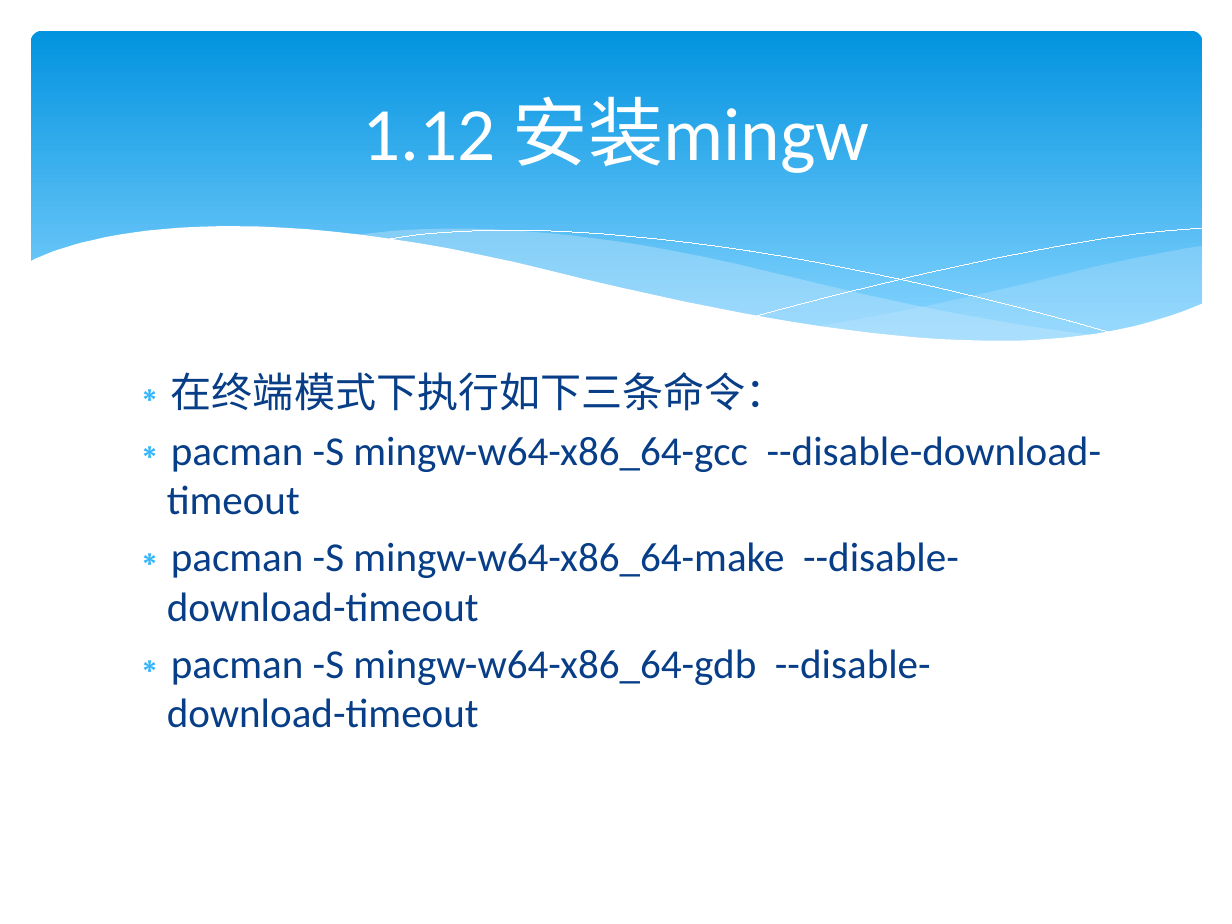
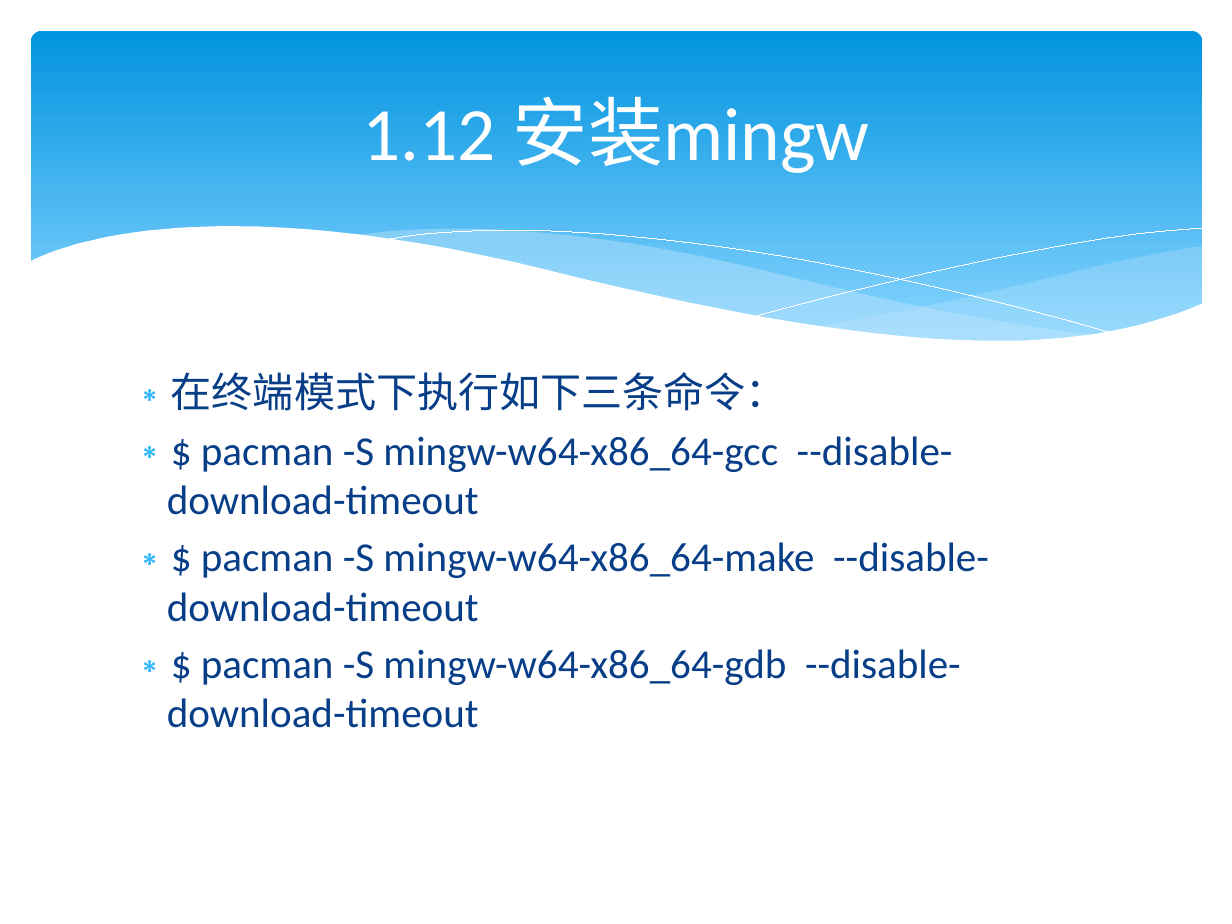
Before and after one commit to lamplight8/cpp, a slide deck: slide 94 of ppt/ch01_绪论_1.pptx (slide 92 before the commit). Drawn at 1232x924 pixels with LibreOffice and Linux fonts; fonts in the diff are those of the drawing. Boxes give left, top, right and bottom in pixels: in the first picture for what was removed or moved away, otherwise in the second. Text is boxed around its words. In the diff, an @@ line names an element or a change of style, - is before the commit and + after.

```diff
--- a/ppt/ch01_绪论_1.pptx
+++ b/ppt/ch01_绪论_1.pptx
@@ text at box(167, 436, 989, 728): text changed @@
-∗ pacman -S mingw-w64-x86_64-gcc --disable-download-timeout
-∗ pacman -S mingw-w64-x86_64-make --disable-download-timeout
-∗ pacman -S mingw-w64-x86_64-gdb --disable-download-timeout
+∗ $ pacman -S mingw-w64-x86_64-gcc --disable-download-timeout
+∗ $ pacman -S mingw-w64-x86_64-make --disable-download-timeout
+∗ $ pacman -S mingw-w64-x86_64-gdb --disable-download-timeout
```
Also in this commit, not shown: 27 other slides changed, 4 slides added.
